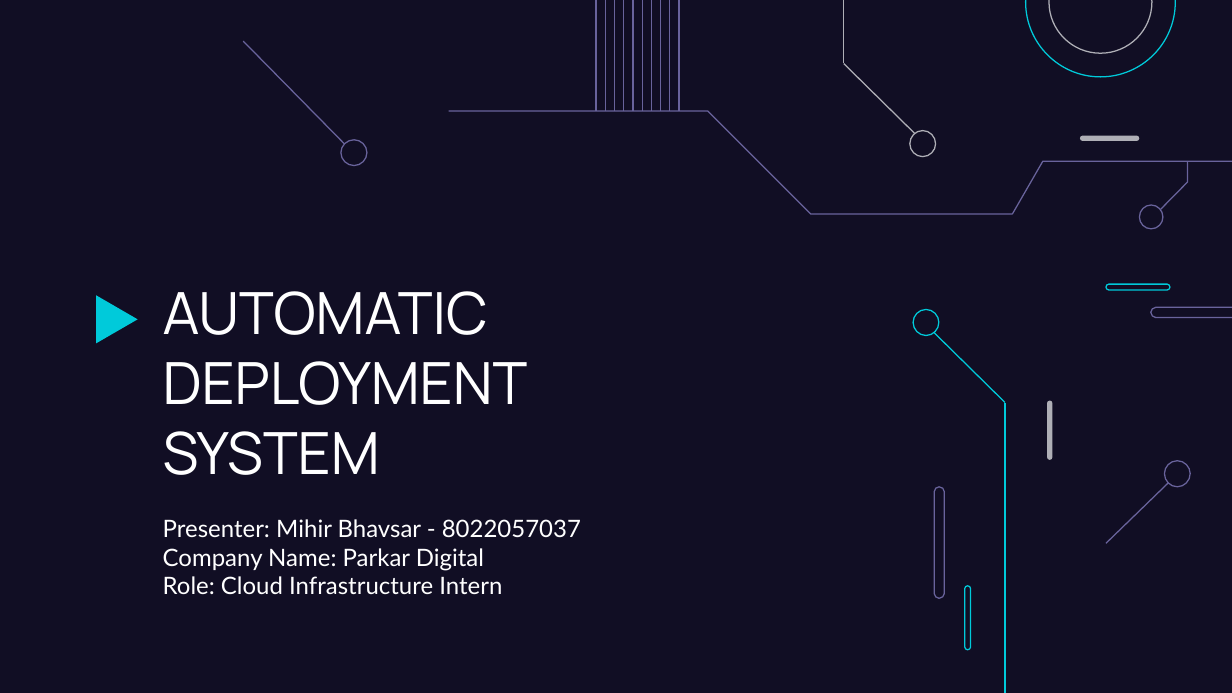
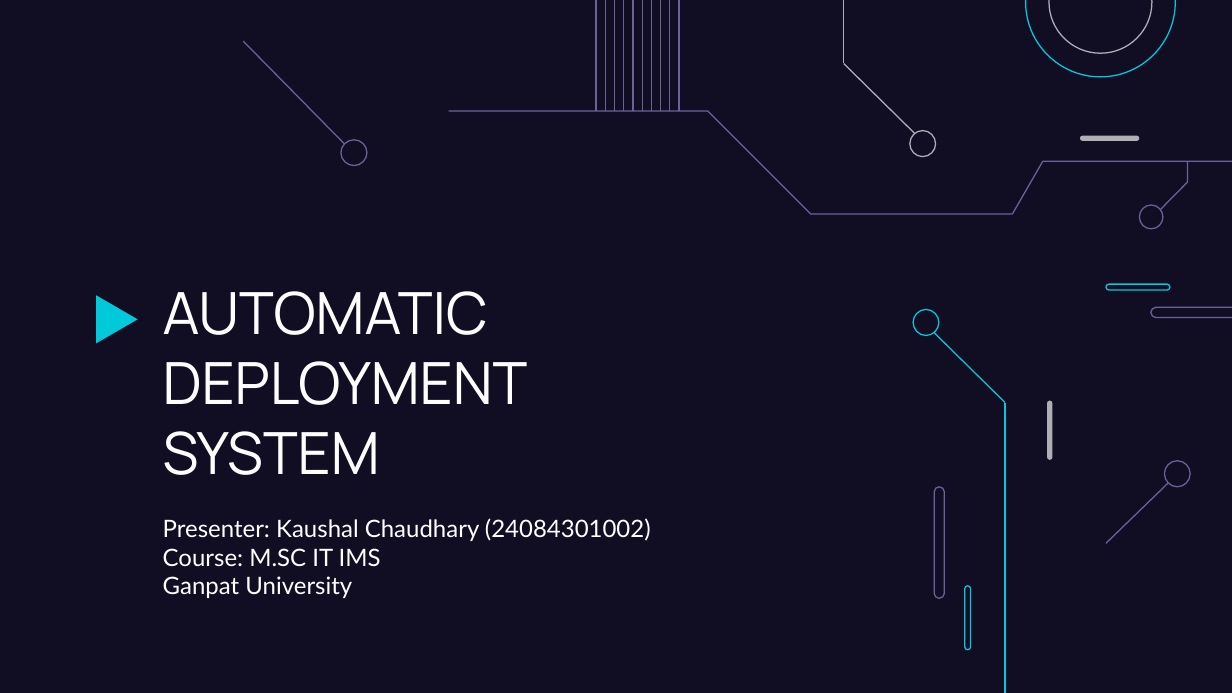
Before and after one commit to KaushalBhatol/Automatic-Deployment, a slide deck: slide 1 of Reference/Automatic Deployment.pptx. Drawn at 1232x693 pixels with LibreOffice and Linux fonts; fonts in the diff are those of the drawing. Boxes give left, top, right and bottom in pixels: in the first picture for what was removed or moved away, otherwise in the second. Text is boxed around its words. In the diff, an @@ line names an element or a change of style, - is before the commit and + after.

Commit message:
updated referance

```diff
--- a/Reference/Automatic Deployment.pptx
+++ b/Reference/Automatic Deployment.pptx
@@ subtitle at (x1=163, y1=518, x2=651, y2=598): text changed @@
-Presenter: Mihir Bhavsar - 8022057037
-Company Name: Parkar Digital
-Role: Cloud Infrastructure Intern
+Presenter: Kaushal Chaudhary (24084301002)
+Course: M.SC IT IMS
+Ganpat University
```
